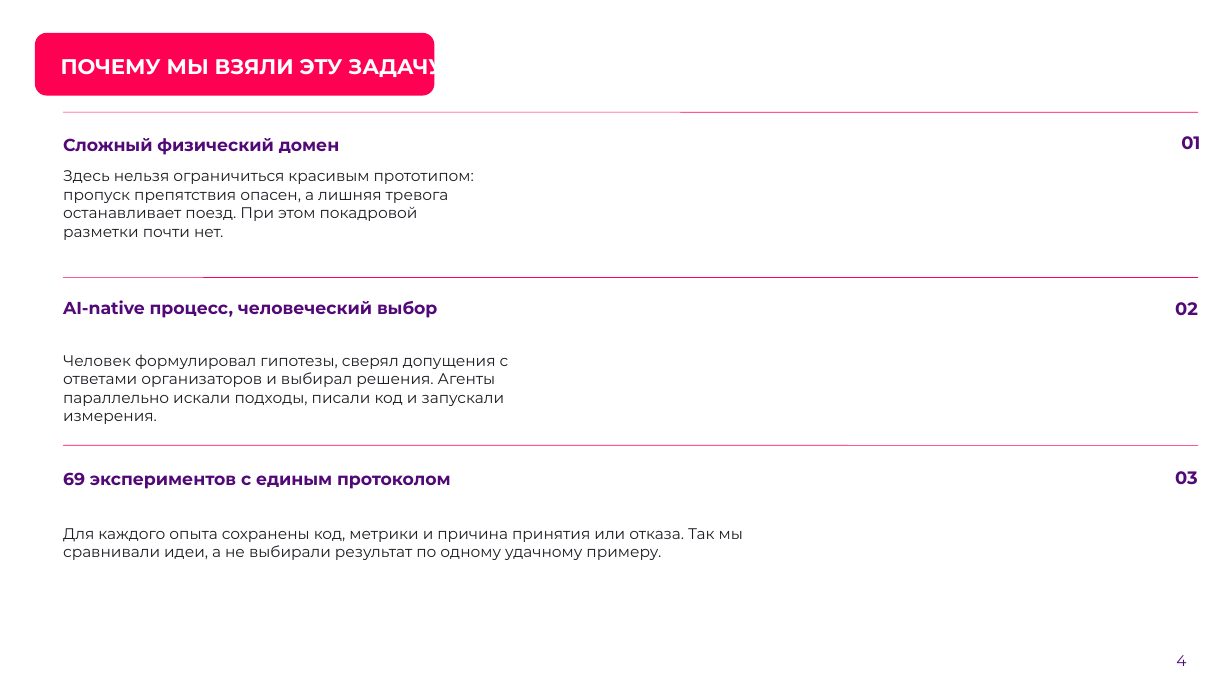
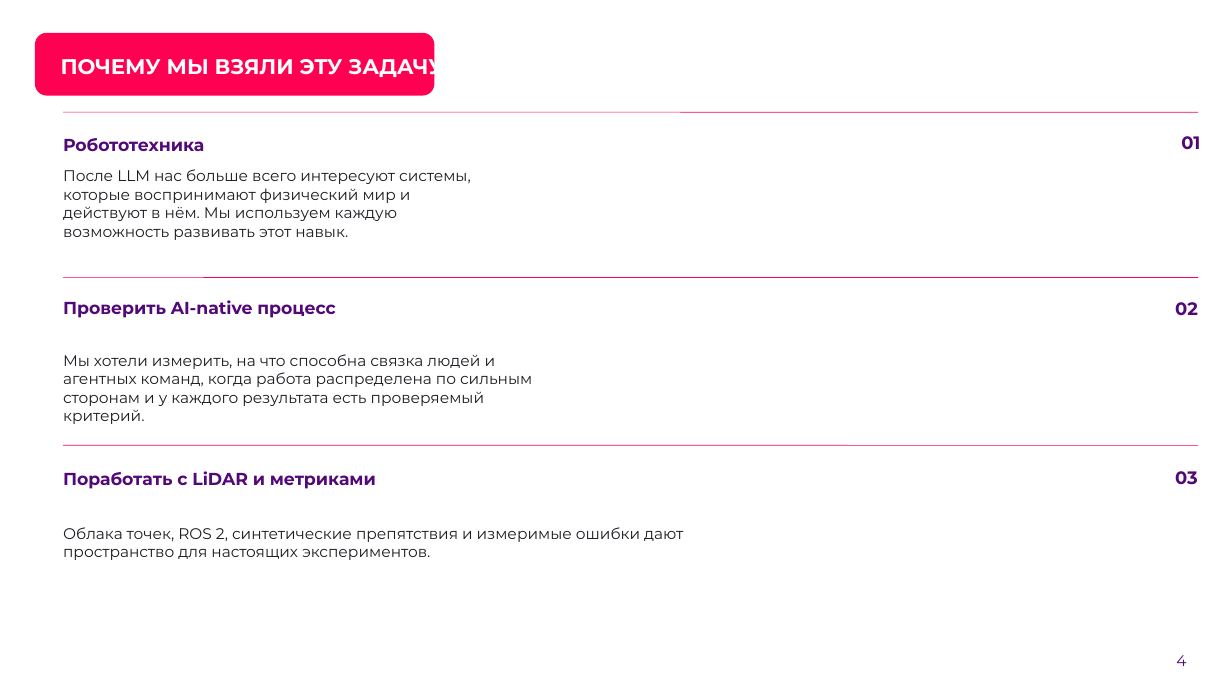
Before and after one commit to KirpaDmitriy/metroguard-lct2026, a slide deck: slide 4 of presentation/MetroGuard_LCT2026_Submission.pptx. Drawn at 1232x693 pixels with LibreOffice and Linux fonts; fonts in the diff are those of the drawing; background and template pictures are left out. Boxes give left, top, right and bottom in pixels: in the first picture for what was removed or moved away, otherwise in the second. Text is boxed around its words. In the diff, an @@ line names an element or a change of style, - is before the commit and + after.

```diff
--- a/presentation/MetroGuard_LCT2026_Submission.pptx
+++ b/presentation/MetroGuard_LCT2026_Submission.pptx
@@ text at [63, 138, 204, 152]: text changed @@
-Сложный физический домен
+Робототехника
@@ text at [63, 169, 471, 240]: text changed @@
-Здесь нельзя ограничиться красивым прототипом: пропуск препятствия опасен, а лишняя тревога останавливает поезд. При этом покадровой разметки почти нет.
+После LLM нас больше всего интересуют системы, которые воспринимают физический мир и действуют в нём. Мы используем каждую возможность развивать этот навык.
@@ text at [63, 300, 336, 318]: text changed @@
-AI-native процесс, человеческий выбор
+Проверить AI-native процесс
@@ text at [63, 354, 532, 424]: text changed @@
-Человек формулировал гипотезы, сверял допущения с ответами организаторов и выбирал решения. Агенты параллельно искали подходы, писали код и запускали измерения.
+Мы хотели измерить, на что способна связка людей и агентных команд, когда работа распределена по сильным сторонам и у каждого результата есть проверяемый критерий.
@@ text at [63, 471, 376, 489]: text changed @@
-69 экспериментов с единым протоколом
+Поработать с LiDAR и метриками
@@ text at [63, 527, 683, 560]: text changed @@
-Для каждого опыта сохранены код, метрики и причина принятия или отказа. Так мы сравнивали идеи, а не выбирали результат по одному удачному примеру.
+Облака точек, ROS 2, синтетические препятствия и измеримые ошибки дают пространство для настоящих экспериментов.
```
Also in this commit, not shown: 9 other slides changed.
